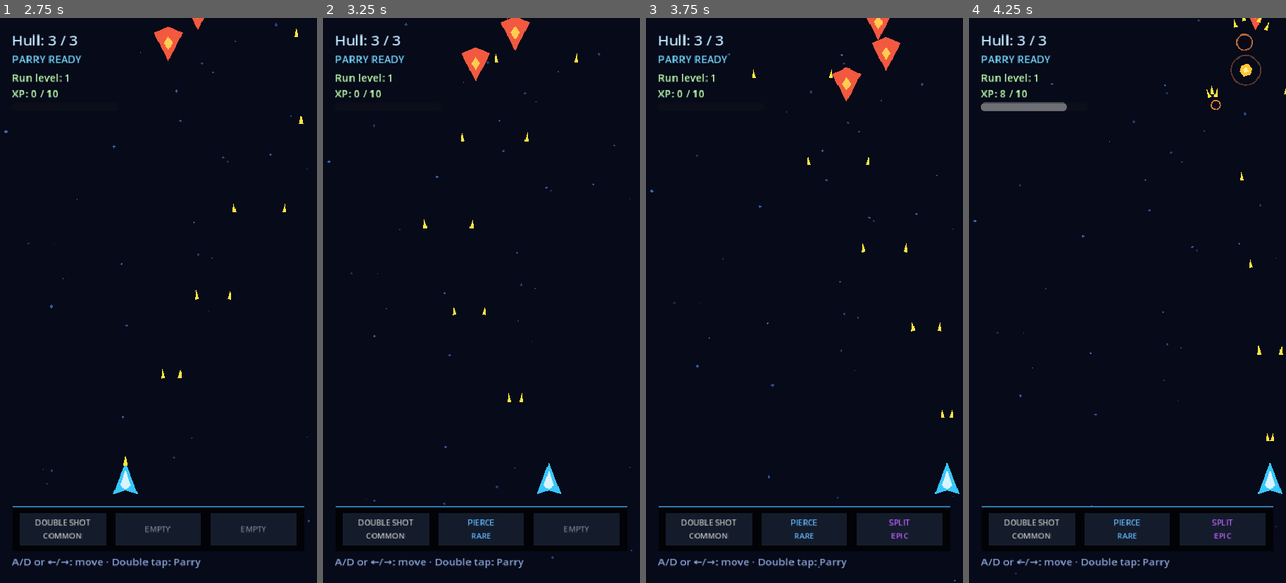
Above: before the commit, frames 1-4 (left to right).
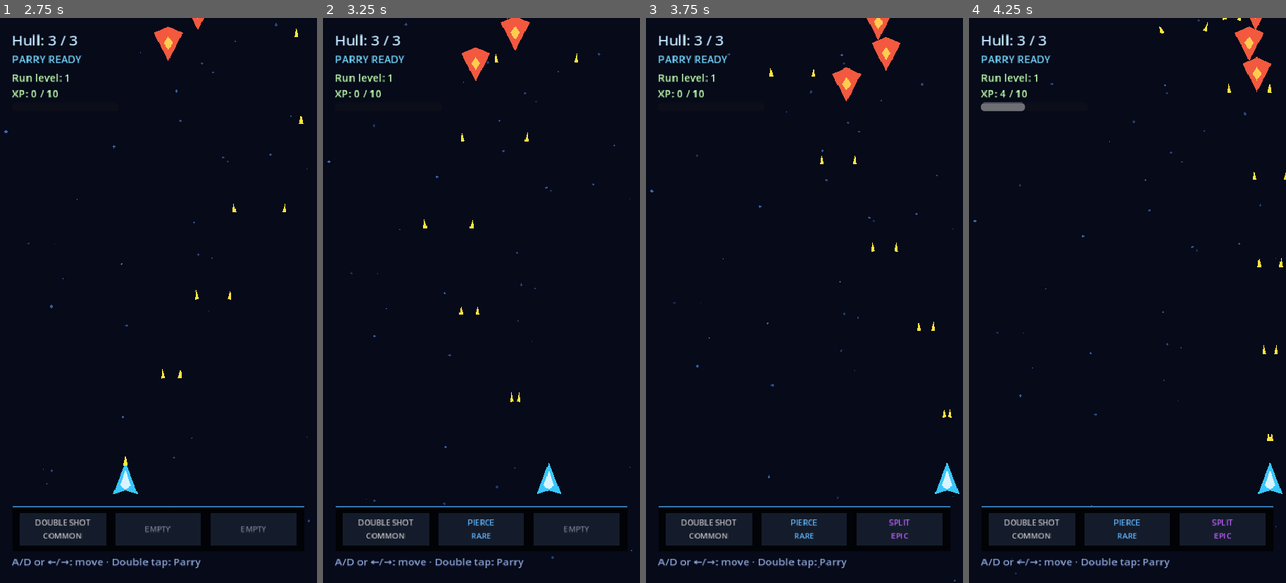
Above: after the commit, the same moments.

Repository: Gonz007/Bullet-Rogue
Game: Godot game, scene res://scenes/MainMenu.tscn
Same seed, same stepped clock (60 frames per second), same inputs: the game is played once before the commit and once after it.
Inputs:
- Up to frame 1 (2.75 s): click "PLAY" at 0.5 s; tap Enter (ui_accept) at 1.25, 1.52, 2.27 s; hold D (move_right) 1.28-2.03 s; tap R at 1.35 s; hold A (move_left) from 2.03 s (still down); tap 1 at 2.1 s
- Up to frame 2 (3.25 s): release A (move_left) at 2.78 s; hold D (move_right) from 2.78 s (still down); tap 2 at 2.85 s
- Up to frame 3 (3.75 s): keep holding D (move_right); tap 3 at 3.6 s
- Up to frame 4 (4.25 s): keep holding D (move_right); tap Enter (ui_accept) at 3.77 s

Frame 1 is identical in both runs. In frame 2, less than 0.1% of the frame differs, in the area x 40-64%, y 51-68%; in frame 3, 0.2%; in frame 4, 1.1%, in the area x 9-100%, y 0-75%.

Commit message:
feat: add combat synergy catalog

Diff:
--- a/scripts/cards/card_effect.gd
+++ b/scripts/cards/card_effect.gd
@@ -52,6 +52,7 @@
 			elif event_name == "before_shot" and _counter_shot_ready:
 				context["damage"] += int(value)
 				context["tags"].append("counter_shot")
+				context["metadata"]["counter_shot"] = true
 				_counter_shot_ready = false
 		Kind.ROCKET:
 			if event_name == "tick":
--- a/scripts/cards/card_manager.gd
+++ b/scripts/cards/card_manager.gd
@@ -125,7 +125,10 @@
 func spawn_rocket() -> void:
 	if _player == null or _weapon == null:
 		return
-	spawn_player_projectiles(_player.get_node("Muzzle").global_position, [Vector2.UP], 3, 420.0, {"rocket": true})
+	var directions: Array = [Vector2.UP]
+	if SynergyManager.has_synergy("twin_missiles"):
+		directions = [Vector2.UP.rotated(-0.12), Vector2.UP.rotated(0.12)]
+	spawn_player_projectiles(_player.get_node("Muzzle").global_position, directions, 3, 420.0, {"rocket": true})
 
 
 func _process(delta: float) -> void:
@@ -144,3 +147,4 @@
 	for card in _cards:
 		if card.effect != null:
 			card.effect.on_event(event_name, context, self)
+	SynergyManager.on_combat_event(event_name, context, self)
--- a/scripts/synergies/synergy_manager.gd
+++ b/scripts/synergies/synergy_manager.gd
@@ -3,7 +3,13 @@
 signal synergies_changed(active_synergies: Array[SynergyData])
 signal synergy_unlocked(synergy: SynergyData)
 
-const CATALOG: Array[SynergyData] = [preload("res://synergies/strike_drones.tres")]
+const CATALOG: Array[SynergyData] = [
+	preload("res://synergies/strike_drones.tres"), preload("res://synergies/twin_lance.tres"),
+	preload("res://synergies/ricochet_fan.tres"), preload("res://synergies/cluster_bomb.tres"),
+	preload("res://synergies/mirror_fracture.tres"), preload("res://synergies/counter_bomb.tres"),
+	preload("res://synergies/twin_missiles.tres"), preload("res://synergies/warhead.tres"),
+	preload("res://synergies/retaliation_fan.tres"), preload("res://synergies/pinball.tres")
+]
 
 var _active_synergies: Array[SynergyData] = []
 
@@ -26,3 +32,35 @@
 
 func has_synergy(synergy_id: String) -> bool:
 	return _active_synergies.any(func(synergy: SynergyData) -> bool: return synergy.id == synergy_id)
+
+
+func on_combat_event(event_name: String, context: Dictionary, card_manager: CardManager) -> void:
+	if event_name == "before_shot":
+		if has_synergy("twin_lance"):
+			context["directions"] = [Vector2.UP.rotated(-0.055), Vector2.UP.rotated(0.055)]
+			context["tags"].append("twin_lance")
+		elif has_synergy("ricochet_fan"):
+			context["directions"] = [Vector2.UP.rotated(-0.24), Vector2.UP, Vector2.UP.rotated(0.24)]
+			context["tags"].append("ricochet_fan")
+		elif has_synergy("retaliation_fan") and context.get("metadata", {}).get("counter_shot", false):
+			context["directions"] = [Vector2.UP.rotated(-0.28), Vector2.UP, Vector2.UP.rotated(0.28)]
+	if event_name == "projectile_spawned":
+		var projectile := context["projectile"] as Projectile
+		if projectile == null:
+			return
+		if has_synergy("twin_lance"):
+			projectile.pierce_remaining += 1
+		if has_synergy("pinball"):
+			projectile.bounces_remaining += 1
+	if event_name == "projectile_reflected" and has_synergy("mirror_fracture"):
+		var reflected := context["projectile"] as Projectile
+		if reflected != null:
+			card_manager.spawn_player_projectiles(reflected.global_position, [reflected.direction.rotated(-0.22), reflected.direction.rotated(0.22)], reflected.damage_info.amount, reflected.speed, {"mirror_fracture": true})
+	if event_name == "projectile_hit":
+		var impact_projectile := context["projectile"] as Projectile
+		if impact_projectile == null:
+			return
+		if has_synergy("counter_bomb") and impact_projectile.metadata.get("reflected", false):
+			CombatEffect.spawn(impact_projectile.get_tree().current_scene, impact_projectile.global_position, Color(0.35, 0.95, 1.0), 58.0)
+		if has_synergy("cluster_bomb") and impact_projectile.metadata.get("split_generation", 0) > 0:
+			card_manager.spawn_player_projectiles(impact_projectile.global_position, [Vector2.UP.rotated(-0.55), Vector2.UP.rotated(0.55)], 1, impact_projectile.speed * 0.75, {"cluster_fragment": true})
--- /dev/null
+++ b/synergies/cluster_bomb.tres
@@ -0,0 +1,9 @@
+[gd_resource type="Resource" script_class="SynergyData" load_steps=2 format=3]
+[ext_resource type="Script" path="res://scripts/synergies/synergy_data.gd" id="1"]
+[resource]
+script = ExtResource("1")
+id = "cluster_bomb"
+display_name = "CLUSTER BOMB"
+description = "Split fragments emit a second explosive cluster."
+required_card_ids = ["split", "combustion"]
+effect_type = "cluster_fragment"
--- /dev/null
+++ b/synergies/counter_bomb.tres
@@ -0,0 +1,9 @@
+[gd_resource type="Resource" script_class="SynergyData" load_steps=2 format=3]
+[ext_resource type="Script" path="res://scripts/synergies/synergy_data.gd" id="1"]
+[resource]
+script = ExtResource("1")
+id = "counter_bomb"
+display_name = "COUNTER BOMB"
+description = "Reflected shots detonate in a larger cyan burst."
+required_card_ids = ["parry_reflector", "combustion"]
+effect_type = "reflect_explosion"
--- /dev/null
+++ b/synergies/mirror_fracture.tres
@@ -0,0 +1,9 @@
+[gd_resource type="Resource" script_class="SynergyData" load_steps=2 format=3]
+[ext_resource type="Script" path="res://scripts/synergies/synergy_data.gd" id="1"]
+[resource]
+script = ExtResource("1")
+id = "mirror_fracture"
+display_name = "MIRROR FRACTURE"
+description = "Parried shots split into two mirror fragments."
+required_card_ids = ["parry_reflector", "split"]
+effect_type = "reflect_split"
--- /dev/null
+++ b/synergies/pinball.tres
@@ -0,0 +1,9 @@
+[gd_resource type="Resource" script_class="SynergyData" load_steps=2 format=3]
+[ext_resource type="Script" path="res://scripts/synergies/synergy_data.gd" id="1"]
+[resource]
+script = ExtResource("1")
+id = "pinball"
+display_name = "PINBALL"
+description = "Split and Bounce grant every round an extra rebound."
+required_card_ids = ["bounce", "split"]
+effect_type = "extra_bounce"
--- /dev/null
+++ b/synergies/retaliation_fan.tres
@@ -0,0 +1,9 @@
+[gd_resource type="Resource" script_class="SynergyData" load_steps=2 format=3]
+[ext_resource type="Script" path="res://scripts/synergies/synergy_data.gd" id="1"]
+[resource]
+script = ExtResource("1")
+id = "retaliation_fan"
+display_name = "RETALIATION FAN"
+description = "Counter Shot unfolds into a three-way retaliatory fan."
+required_card_ids = ["counter_shot", "triple_shot"]
+effect_type = "counter_fan"
--- /dev/null
+++ b/synergies/ricochet_fan.tres
@@ -0,0 +1,9 @@
+[gd_resource type="Resource" script_class="SynergyData" load_steps=2 format=3]
+[ext_resource type="Script" path="res://scripts/synergies/synergy_data.gd" id="1"]
+[resource]
+script = ExtResource("1")
+id = "ricochet_fan"
+display_name = "RICOCHET FAN"
+description = "Triple Shot and Bounce widen into a ricocheting fan."
+required_card_ids = ["triple_shot", "bounce"]
+effect_type = "wide_fan"
--- /dev/null
+++ b/synergies/twin_lance.tres
@@ -0,0 +1,9 @@
+[gd_resource type="Resource" script_class="SynergyData" load_steps=2 format=3]
+[ext_resource type="Script" path="res://scripts/synergies/synergy_data.gd" id="1"]
+[resource]
+script = ExtResource("1")
+id = "twin_lance"
+display_name = "TWIN LANCE"
+description = "Double Shot and Pierce form two narrow piercing lances."
+required_card_ids = ["double_shot", "pierce"]
+effect_type = "lance_shot"
--- /dev/null
+++ b/synergies/twin_missiles.tres
@@ -0,0 +1,9 @@
+[gd_resource type="Resource" script_class="SynergyData" load_steps=2 format=3]
+[ext_resource type="Script" path="res://scripts/synergies/synergy_data.gd" id="1"]
+[resource]
+script = ExtResource("1")
+id = "twin_missiles"
+display_name = "TWIN MISSILES"
+description = "Double Shot supports the rocket system with a dual launch profile."
+required_card_ids = ["rocket", "double_shot"]
+effect_type = "dual_rocket"
--- /dev/null
+++ b/synergies/warhead.tres
@@ -0,0 +1,9 @@
+[gd_resource type="Resource" script_class="SynergyData" load_steps=2 format=3]
+[ext_resource type="Script" path="res://scripts/synergies/synergy_data.gd" id="1"]
+[resource]
+script = ExtResource("1")
+id = "warhead"
+display_name = "WARHEAD"
+description = "Rocket impacts inherit combustion payloads."
+required_card_ids = ["rocket", "combustion"]
+effect_type = "rocket_explosion"
